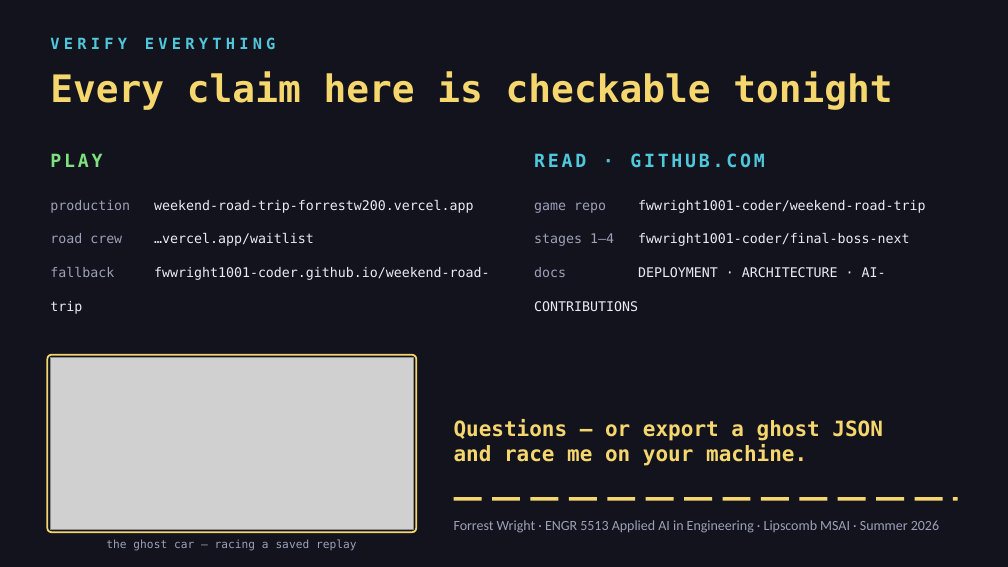
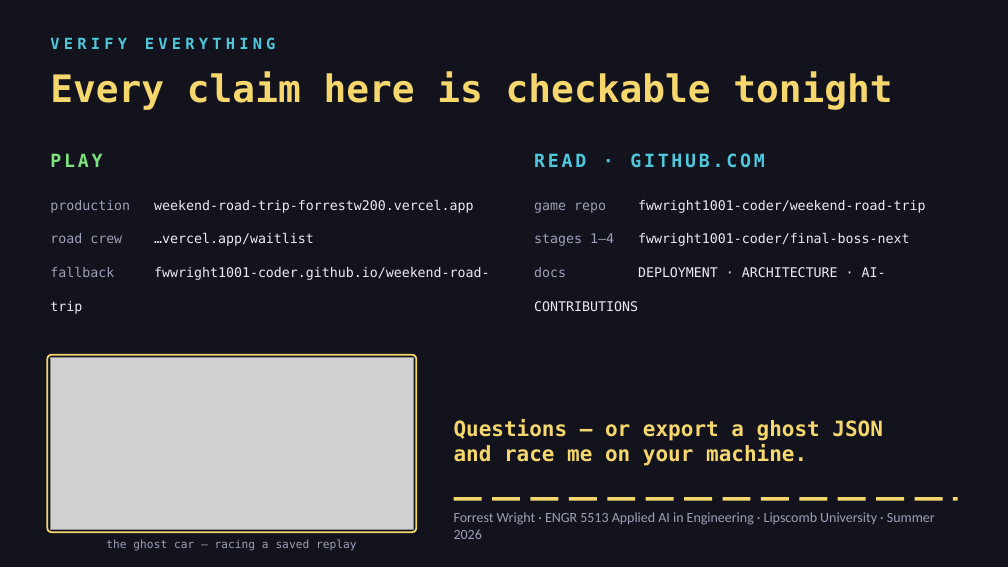
Before and after one commit to fwwright1001-coder/weekend-road-trip, a slide deck: slide 10 of submission-media/ENGR5513-FinalBoss-Presentation.pptx. Drawn at 1008x567 pixels with LibreOffice and Linux fonts; fonts in the diff are those of the drawing; grey boxes stand for pictures. Boxes give left, top, right and bottom in pixels: in the first picture for what was removed or moved away, otherwise in the second. Text is boxed around its words. In the diff, an @@ line names an element or a change of style, - is before the commit and + after.

```diff
--- a/submission-media/ENGR5513-FinalBoss-Presentation.pptx
+++ b/submission-media/ENGR5513-FinalBoss-Presentation.pptx
@@ text at (x1=454, y1=512, x2=935, y2=539): text changed @@
-Forrest Wright · ENGR 5513 Applied AI in Engineering · Lipscomb MSAI · Summer 2026
+Forrest Wright · ENGR 5513 Applied AI in Engineering · Lipscomb University · Summer 2026
```
Also in this commit, not shown: 1 other slide changed, 10 other files.
